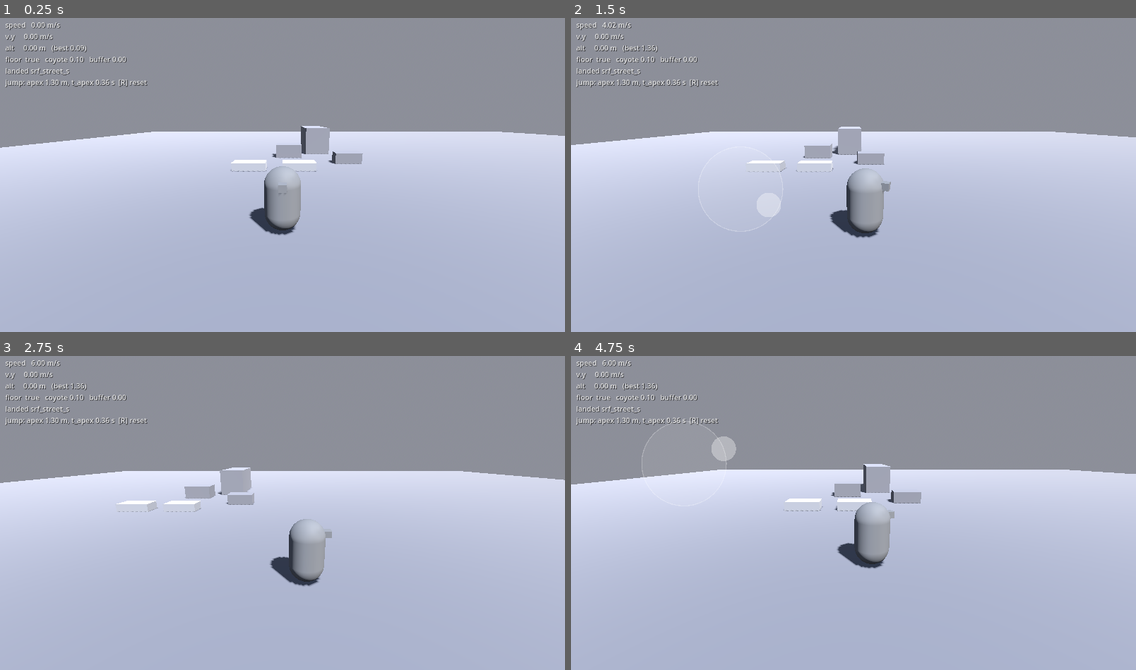
Above: before the commit, frames 1-4 (two rows, left to right).
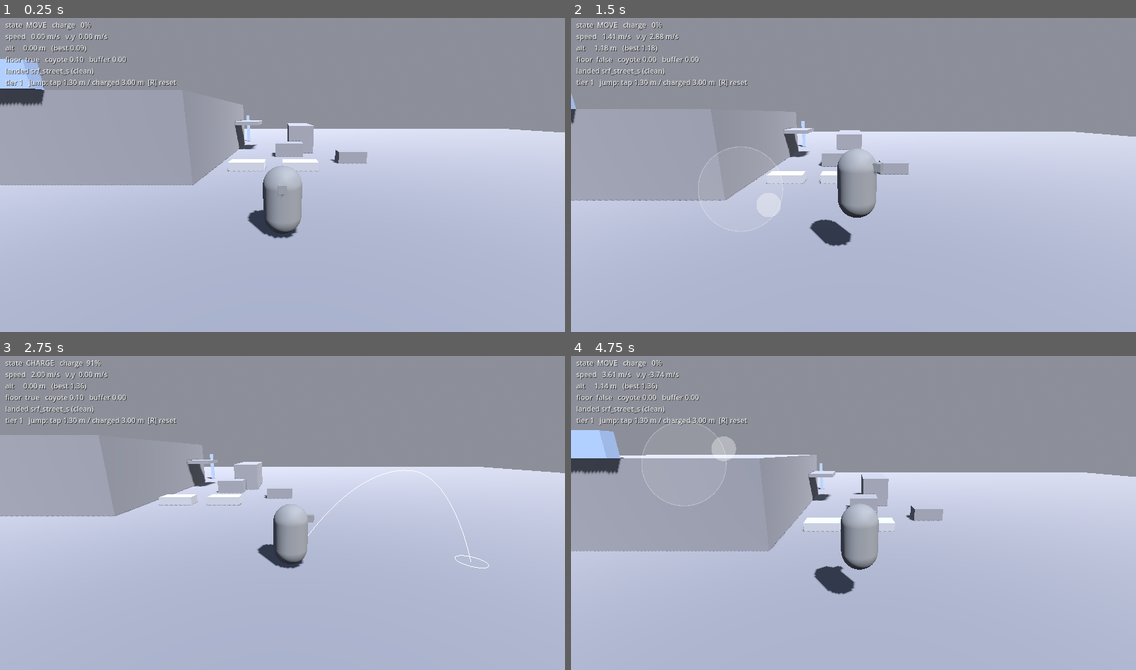
Above: after the commit, the same moments.

Repository: zerobleek/bleek-vision-website
Game: Godot game, scene res://scenes/main.tscn
The game is run twice, just before and just after one commit, with the same random seed, the same clock (stepped at 60 frames per second) and the same inputs.
Inputs (mouse positions are in pixels of both pictures, inside the frame that each line leads up to):
- Up to frame 1 (0.25 s): no input
- Up to frame 2 (1.5 s): move the mouse to (977, 156) at 0.52 s; hold D (move_right) 0.53-1.25 s; hold Space (jump) 0.53-1.25 s; click (977, 156) at 0.67 s; drag from (740, 187) to (825, 237) at 1.27 s
- Up to frame 3 (2.75 s): move the mouse to (339, 440) at 2.02 s; hold D (move_right) from 2.03 s (still down); hold Space (jump) from 2.03 s (still down)
- Up to frame 4 (4.75 s): release D (move_right) at 2.75 s; release Space (jump) at 2.75 s; drag from (825, 575) to (684, 462) at 2.77 s; move the mouse to (1023, 560) at 3.52 s; hold A (move_left) 3.53-4.25 s; hold Space (jump) 3.53-4.25 s; tap R (reset) at 4.15 s; drag from (684, 462) to (768, 431) at 4.27 s

The runs differ from the first frame. In frame 1, 11% of the frame differs, in the area x 0-100%, y 1-71%; in frame 2, 13%; in frame 3, 11%; in frame 4, 16%, in the area x 0-100%, y 1-76%.

Commit message:
Add M1: charged jump with projected arc, ledge grab/mantle, landing states
Controller becomes a small state machine (MOVE/CHARGE/MANTLE/STUN).
Jump now fires on release so tap, variable height, and hold-to-charge
are one continuous input; charging shows a world-projected trajectory
arc with a landing ring driven by the same launch math. Mid-air ledge
grab + mantle covers the contract's T0 grab and T1 mantle rows. Heavy
and knockdown landings stun by drop height. Camera gains speed-FOV and
charge pullback. Courtyard gains the Bodega (T0 summit), awning, sign,
alley dumpster, and clothesline poles; van repositioned to keep the
van-to-awning gap inside the T0 contract.

Co-Authored-By: Claude Fable 5 <noreply@anthropic.com>
Claude-Session: https://claude.ai/code/session_01K7WtNoSLRvYh3QFiXD93AS

Diff:
--- a/jump-program/scenes/player/player.tscn
+++ b/jump-program/scenes/player/player.tscn
@@ -1,6 +1,7 @@
-[gd_scene load_steps=5 format=3]
+[gd_scene load_steps=6 format=3]
 
 [ext_resource type="Script" path="res://scripts/player.gd" id="1"]
+[ext_resource type="Script" path="res://scripts/jump_arc.gd" id="2"]
 
 [sub_resource type="CapsuleShape3D" id="capsule"]
 radius = 0.5
@@ -31,3 +32,6 @@
 [node name="Nose" type="MeshInstance3D" parent="Body"]
 position = Vector3(0, 1.4, 0.5)
 mesh = SubResource("nose_mesh")
+
+[node name="JumpArc" type="MeshInstance3D" parent="."]
+script = ExtResource("2")
--- a/jump-program/scenes/world/courtyard.tscn
+++ b/jump-program/scenes/world/courtyard.tscn
@@ -42,8 +42,61 @@
 size = Vector3(2, 1, 1.5)
 
 [node name="Van" type="StaticBody3D" parent="."]
-position = Vector3(21, 1.1, -11)
+position = Vector3(19.5, 1.1, -11)
 script = ExtResource("1")
 surface_id = &"srf_court_van"
 tier = 0
 size = Vector3(2, 2.2, 5)
+
+[node name="BodegaMass" type="StaticBody3D" parent="."]
+position = Vector3(7, 2, -7)
+script = ExtResource("1")
+surface_id = &"srf_bodega_roof"
+tier = 0
+size = Vector3(14, 4, 14)
+
+[node name="BodegaAwning" type="StaticBody3D" parent="."]
+position = Vector3(15, 2.35, -11)
+script = ExtResource("1")
+surface_id = &"srf_bodega_awning_e"
+tier = 0
+size = Vector3(2, 0.3, 3)
+
+[node name="BodegaSign" type="StaticBody3D" parent="."]
+position = Vector3(7, 4.5, 0.25)
+script = ExtResource("1")
+surface_id = &"srf_bodega_sign"
+tier = 1
+precision = true
+size = Vector3(3, 1, 0.5)
+
+[node name="AlleyDumpster" type="StaticBody3D" parent="."]
+position = Vector3(10, 0.5, -18.5)
+script = ExtResource("1")
+surface_id = &"srf_alley_dumpster"
+tier = 0
+size = Vector3(2, 1, 1.5)
+
+[node name="AlleyPole1" type="StaticBody3D" parent="."]
+position = Vector3(8, 1.5, -17)
+script = ExtResource("1")
+surface_id = &"srf_alley_pole_1"
+tier = 1
+precision = true
+size = Vector3(0.3, 3, 0.3)
+
+[node name="AlleyPole2" type="StaticBody3D" parent="."]
+position = Vector3(11, 1.5, -17)
+script = ExtResource("1")
+surface_id = &"srf_alley_pole_2"
+tier = 1
+precision = true
+size = Vector3(0.3, 3, 0.3)
+
+[node name="AlleyPole3" type="StaticBody3D" parent="."]
+position = Vector3(14, 1.5, -17)
+script = ExtResource("1")
+surface_id = &"srf_alley_pole_3"
+tier = 1
+precision = true
+size = Vector3(0.3, 3, 0.3)
--- a/jump-program/scripts/camera_rig.gd
+++ b/jump-program/scripts/camera_rig.gd
@@ -1,21 +1,28 @@
 extends Node3D
 ## Follow-orbit camera. Yaw lives on this rig, pitch on the SpringArm3D.
 ## Orbit comes from right-half touch drags (TouchControls.camera_delta).
+## Anticipation: FOV widens with ground speed, arm pulls back while charging.
 
 @export var target_path: NodePath
 @export var follow_speed := 8.0
 @export var sensitivity := 0.005
 @export var pitch_min := -70.0
 @export var pitch_max := 30.0
+@export var base_fov := 70.0
+@export var fov_per_speed := 0.6
+@export var charge_pullback := 1.2
 
 var _target: Node3D
+var _base_length := 5.5
 
 @onready var _arm: SpringArm3D = $Arm
+@onready var _cam: Camera3D = $Arm/Camera
 
 
 func _ready() -> void:
 	add_to_group(&"camera_rig")
 	_target = get_node_or_null(target_path)
+	_base_length = _arm.spring_length
 	if _target:
 		global_position = _target.global_position
 
@@ -32,3 +39,10 @@
 		deg_to_rad(pitch_min),
 		deg_to_rad(pitch_max)
 	)
+
+	if _target is Player:
+		var pl := _target as Player
+		var flat := Vector2(pl.velocity.x, pl.velocity.z).length()
+		_cam.fov = lerpf(_cam.fov, base_fov + flat * fov_per_speed, 1.0 - exp(-4.0 * delta))
+		var want := _base_length + charge_pullback * pl.charge_ratio()
+		_arm.spring_length = lerpf(_arm.spring_length, want, 1.0 - exp(-6.0 * delta))
--- a/jump-program/scripts/debug_hud.gd
+++ b/jump-program/scripts/debug_hud.gd
@@ -1,5 +1,7 @@
 extends CanvasLayer
 ## M0 tuning readout. Reads the player directly; no game logic here.
+
+const STATE_NAMES: Array[String] = ["MOVE", "CHARGE", "MANTLE", "STUN"]
 
 @export var player_path: NodePath
 
@@ -23,11 +25,12 @@
 		return
 	var flat := Vector2(_player.velocity.x, _player.velocity.z).length()
 	_label.text = (
-		"speed  %5.2f m/s\n" % flat
-		+ "v.y    %5.2f m/s\n" % _player.velocity.y
+		"state  %s   charge %3d%%\n" % [STATE_NAMES[_player.state], _player.charge_ratio() * 100]
+		+ "speed  %5.2f m/s   v.y %5.2f m/s\n" % [flat, _player.velocity.y]
 		+ "alt    %5.2f m   (best %.2f)\n" % [_player.global_position.y, _player.max_altitude]
 		+ "floor  %s   coyote %.2f   buffer %.2f\n"
 			% [_player.is_on_floor(), _player.coyote_left, _player.buffer_left]
-		+ "landed %s\n" % _player.last_landing
-		+ "jump: apex %.2f m, t_apex %.2f s  [R] reset" % [_player.jump_height, _player.time_to_apex]
+		+ "landed %s (%s)\n" % [_player.last_landing, _player.last_landing_kind]
+		+ "tier %d   jump: tap %.2f m / charged %.2f m  [R] reset"
+			% [_player.player_tier, _player.jump_height, _player.charged_height]
 	)
--- /dev/null
+++ b/jump-program/scripts/jump_arc.gd
@@ -0,0 +1,66 @@
+extends MeshInstance3D
+## World-projected charge arc: simulates the exact launch the player would get
+## on release (same gravity constants as player.gd) and draws the trajectory
+## plus a landing ring where it first hits world geometry.
+
+const STEP := 0.03
+const MAX_STEPS := 150
+
+var _im := ImmediateMesh.new()
+
+@onready var _player: Player = get_parent()
+
+
+func _ready() -> void:
+	mesh = _im
+	top_level = true
+	cast_shadow = GeometryInstance3D.SHADOW_CASTING_SETTING_OFF
+	var m := StandardMaterial3D.new()
+	m.shading_mode = BaseMaterial3D.SHADING_MODE_UNSHADED
+	m.albedo_color = Color(1.0, 1.0, 1.0, 0.9)
+	material_override = m
+
+
+func _physics_process(_delta: float) -> void:
+	_im.clear_surfaces()
+	if _player.state != Player.State.CHARGE:
+		return
+	global_transform = Transform3D.IDENTITY
+
+	var space := get_world_3d().direct_space_state
+	var p := _player.global_position + Vector3.UP * 0.05
+	var v := _player.launch_velocity_preview()
+	var g_up := _player.rise_gravity()
+	var pts: Array[Vector3] = [p]
+	var hit := {}
+	for i in MAX_STEPS:
+		var g := g_up * (_player.fall_gravity_mult if v.y < 0.0 else 1.0)
+		v.y -= g * STEP
+		var next := p + v * STEP
+		hit = space.intersect_ray(PhysicsRayQueryParameters3D.create(p, next, 1))
+		if not hit.is_empty():
+			pts.append(hit.position)
+			break
+		pts.append(next)
+		p = next
+
+	_im.surface_begin(Mesh.PRIMITIVE_LINE_STRIP)
+	for pt in pts:
+		_im.surface_add_vertex(pt)
+	_im.surface_end()
+	if not hit.is_empty():
+		_draw_ring(hit.position, hit.normal)
+
+
+func _draw_ring(at: Vector3, normal: Vector3) -> void:
+	var u := normal.cross(Vector3.RIGHT)
+	if u.length() < 0.1:
+		u = normal.cross(Vector3.FORWARD)
+	u = u.normalized() * 0.4
+	var w := normal.cross(u).normalized() * 0.4
+	var c := at + normal * 0.03
+	_im.surface_begin(Mesh.PRIMITIVE_LINE_STRIP)
+	for i in 17:
+		var a := TAU * i / 16.0
+		_im.surface_add_vertex(c + u * cos(a) + w * sin(a))
+	_im.surface_end()
--- a/jump-program/scripts/main.gd
+++ b/jump-program/scripts/main.gd
@@ -9,5 +9,5 @@
 	_player.landed.connect(_on_player_landed)
 
 
-func _on_player_landed(surface: Node, fall_speed: float) -> void:
-	print("landed on %s (fall %.1f m/s)" % [surface.get(&"surface_id"), absf(fall_speed)])
+func _on_player_landed(surface: Node, drop: float, kind: StringName) -> void:
+	print("landed on %s (%s, drop %.1f m)" % [surface.get(&"surface_id"), kind, drop])
--- a/jump-program/scripts/player.gd
+++ b/jump-program/scripts/player.gd
@@ -1,11 +1,14 @@
 class_name Player
 extends CharacterBody3D
 ## Kinematic controller with authored jump arcs (not physics-sim).
-## The numbers here ARE the movement contract in
-## docs/jump-program/GREYBOX_BLOCK.md §1 — if tuning changes them,
-## the level geometry gets re-audited against the new values.
-
-signal landed(surface: Node, fall_speed: float)
+## Implements the movement contract in docs/jump-program/GREYBOX_BLOCK.md §1:
+## tap jump (T0), hold-to-charge jump (T1), ledge grab & mantle, landing states.
+## The jump fires on RELEASE: a quick tap is the base jump, holding charges it,
+## so tap / variable height / charged jump are one continuous input.
+
+signal landed(surface: Node, drop: float, kind: StringName)
+
+enum State { MOVE, CHARGE, MANTLE, STUN }
 
 @export_group("Run")
 @export var run_speed := 6.0
@@ -14,24 +17,58 @@
 @export var turn_speed := 12.0
 
 @export_group("Jump")
-## Apex height in meters. Contract: base jump lands on rises <= apex - 0.1.
+## Apex of an uncharged tap, meters. Contract: base jump lands on rises <= apex - 0.1.
 @export var jump_height := 1.3
-## Seconds from takeoff to apex. Shorter = snappier.
+## Apex at full charge (T1). Contract: charged jump lands on rises <= 2.6, mantles <= 3.6.
+@export var charged_height := 3.0
+## Seconds from takeoff to apex for the BASE jump; sets rise gravity.
+## Charged jumps reuse that gravity with a bigger launch speed (floatier, on purpose).
 @export var time_to_apex := 0.36
-## Falling gravity multiplier vs rising — heavier down is the classic feel trick.
+## Hold longer than this (grounded, T1+) to start charging.
+@export var charge_threshold := 0.15
+## Hold this long past the threshold for full charge.
+@export var charge_time := 0.6
+## Steering speed while charging (aiming).
+@export var charge_walk_speed := 2.0
 @export var fall_gravity_mult := 1.8
-## Vertical speed kept when jump is released mid-rise (variable height).
-@export var jump_cut_mult := 0.4
 @export var coyote_time := 0.1
 @export var jump_buffer := 0.1
 
+@export_group("Ledge grab")
+## How far ahead of the capsule we search for a wall.
+@export var grab_forward := 0.6
+## Ledge top must be within this above the feet, mid-air. Contract emerges as
+## apex + reach: 1.3 + 0.6 = 1.9 (T0 grab), 3.0 + 0.6 = 3.6 (T1 mantle).
+@export var grab_reach := 0.6
+@export var mantle_time := 0.28
+
+@export_group("Landing")
+## Falls of at least this many meters land heavy (brief stun).
+@export var heavy_drop := 4.0
+## Falls beyond this knock the player down. Contract: drops > 12 m = knockdown.
+@export var knockdown_drop := 12.0
+@export var heavy_stun := 0.25
+@export var knockdown_stun := 0.9
+
+@export_group("Progression")
+## Driven by the XP system from M2 on; exported for M1 testing.
+@export var player_tier := 1
+
+var state := State.MOVE
 var last_landing := "—"
+var last_landing_kind: StringName = &"clean"
 var max_altitude := 0.0
 var coyote_left := 0.0
 var buffer_left := 0.0
-
+var hold_time := 0.0
+
+var _held := false
+var _fall_top := 0.0
 var _was_on_floor := false
-var _jump_was_held := false
+var _stun_left := 0.0
+var _mantle_from: Vector3
+var _mantle_to: Vector3
+var _mantle_t := 0.0
 var _spawn: Transform3D
 
 @onready var _body: Node3D = $Body
@@ -45,45 +82,97 @@
 	return 2.0 * jump_height / (time_to_apex * time_to_apex)
 
 
-func jump_velocity() -> float:
-	return rise_gravity() * time_to_apex
+func jump_speed_for(apex: float) -> float:
+	return sqrt(2.0 * rise_gravity() * apex)
+
+
+func charge_ratio() -> float:
+	if player_tier < 1 or state != State.CHARGE:
+		return 0.0
+	return clampf((hold_time - charge_threshold) / charge_time, 0.0, 1.0)
+
+
+func charge_apex() -> float:
+	return lerpf(jump_height, charged_height, charge_ratio())
+
+
+## Initial velocity the charge arc preview (and the launch itself) uses.
+func launch_velocity_preview() -> Vector3:
+	var v := Vector3.UP * jump_speed_for(charge_apex())
+	var wish := _wish_dir()
+	if wish.length() > 0.1:
+		var h := wish.normalized() * run_speed
+		v.x = h.x
+		v.z = h.z
+	return v
+
+
+func respawn() -> void:
+	global_transform = _spawn
+	velocity = Vector3.ZERO
+	state = State.MOVE
+	hold_time = 0.0
+	_fall_top = global_position.y
 
 
 func _physics_process(delta: float) -> void:
+	if state == State.MANTLE:
+		_mantle_step(delta)
+		return
+	if state == State.STUN:
+		_stun_left -= delta
+		if _stun_left <= 0.0:
+			state = State.MOVE
+
+	var held := state != State.STUN \
+		and (Input.is_action_pressed(&"jump") or TouchControls.jump_held)
+	var released := _held and not held
+	_held = held
+
 	var on_floor := is_on_floor()
-
-	if not on_floor:
+	if on_floor:
+		_fall_top = global_position.y
+	else:
+		_fall_top = maxf(_fall_top, global_position.y)
 		var g := rise_gravity() * (fall_gravity_mult if velocity.y < 0.0 else 1.0)
 		velocity.y -= g * delta
 
 	coyote_left = coyote_time if on_floor else maxf(coyote_left - delta, 0.0)
 	buffer_left = maxf(buffer_left - delta, 0.0)
-	if Input.is_action_just_pressed(&"jump") or TouchControls.consume_jump():
-		buffer_left = jump_buffer
-	if buffer_left > 0.0 and coyote_left > 0.0:
-		velocity.y = jump_velocity()
+
+	hold_time = hold_time + delta if held else 0.0
+	if state == State.MOVE and held and on_floor \
+			and hold_time > charge_threshold and player_tier >= 1:
+		state = State.CHARGE
+
+	if released:
+		if state == State.CHARGE:
+			_launch(charge_apex(), true)
+			state = State.MOVE
+		elif coyote_left > 0.0:
+			_launch(jump_height, false)
+		else:
+			buffer_left = jump_buffer
+	if buffer_left > 0.0 and coyote_left > 0.0 and state == State.MOVE:
+		_launch(jump_height, false)
 		buffer_left = 0.0
-		coyote_left = 0.0
-
-	var jump_held := Input.is_action_pressed(&"jump") or TouchControls.jump_held
-	if velocity.y > 0.0 and _jump_was_held and not jump_held:
-		velocity.y *= jump_cut_mult
-	_jump_was_held = jump_held
-
-	var in_vec := Input.get_vector(&"move_left", &"move_right", &"move_forward", &"move_back")
-	if TouchControls.move_vector.length_squared() > in_vec.length_squared():
-		in_vec = TouchControls.move_vector
-	var cam_yaw := _camera_yaw()
-	var wish := Basis(Vector3.UP, cam_yaw) * Vector3(in_vec.x, 0.0, in_vec.y)
+
+	var wish := _wish_dir() if state != State.STUN else Vector3.ZERO
+	var top_speed := charge_walk_speed if state == State.CHARGE else run_speed
 	var accel := ground_accel if on_floor else air_accel
-	velocity.x = move_toward(velocity.x, wish.x * run_speed, accel * delta)
-	velocity.z = move_toward(velocity.z, wish.z * run_speed, accel * delta)
+	velocity.x = move_toward(velocity.x, wish.x * top_speed, accel * delta)
+	velocity.z = move_toward(velocity.z, wish.z * top_speed, accel * delta)
+
+	if not on_floor and velocity.y < 1.0 and state == State.MOVE:
+		_try_grab(wish)
+		if state == State.MANTLE:
+			return
 
 	var fall_speed := velocity.y
 	move_and_slide()
 
 	var flat := Vector3(velocity.x, 0.0, velocity.z)
-	if flat.length() > 0.5:
+	if flat.length() > 0.5 and state != State.STUN:
 		_body.rotation.y = lerp_angle(_body.rotation.y, atan2(flat.x, flat.z), turn_speed * delta)
 
 	if is_on_floor() and not _was_on_floor:
@@ -96,16 +185,81 @@
 		respawn()
 
 
-func respawn() -> void:
-	global_transform = _spawn
+func _launch(apex: float, aimed: bool) -> void:
+	velocity.y = jump_speed_for(apex)
+	if aimed:
+		var wish := _wish_dir()
+		if wish.length() > 0.1:
+			var h := wish.normalized() * run_speed
+			velocity.x = h.x
+			velocity.z = h.z
+	coyote_left = 0.0
+	buffer_left = 0.0
+
+
+## Mid-air ledge grab: wall ahead at shin height, walkable top within
+## grab_reach above the feet, and the stick pushed toward the wall.
+## Clearance check is skipped on purpose — greybox boxes are always clear.
+func _try_grab(wish: Vector3) -> void:
+	if wish.length() < 0.3:
+		return
+	var dir := wish.normalized()
+	var space := get_world_3d().direct_space_state
+	var from := global_position + Vector3.UP * 0.2
+	var wall := space.intersect_ray(
+		PhysicsRayQueryParameters3D.create(from, from + dir * (0.5 + grab_forward), 1)
+	)
+	if wall.is_empty() or absf(wall.normal.y) > 0.3:
+		return
+	var over: Vector3 = wall.position - wall.normal * 0.3
+	var top_from := Vector3(over.x, global_position.y + grab_reach + 0.2, over.z)
+	var top := space.intersect_ray(
+		PhysicsRayQueryParameters3D.create(top_from, top_from + Vector3.DOWN * (grab_reach + 0.2), 1)
+	)
+	if top.is_empty() or top.normal.y < 0.7:
+		return
+	var rise: float = top.position.y - global_position.y
+	if rise < 0.25 or rise > grab_reach:
+		return
+	_mantle_from = global_position
+	_mantle_to = Vector3(over.x, top.position.y, over.z) + dir * 0.15
+	_mantle_t = 0.0
 	velocity = Vector3.ZERO
+	state = State.MANTLE
+	_body.rotation.y = atan2(dir.x, dir.z)
+
+
+func _mantle_step(delta: float) -> void:
+	_mantle_t += delta / mantle_time
+	var t := clampf(_mantle_t, 0.0, 1.0)
+	var p := _mantle_from.lerp(_mantle_to, smoothstep(0.0, 1.0, t))
+	p.y = lerpf(_mantle_from.y, _mantle_to.y, smoothstep(0.0, 1.0, clampf(t * 1.6, 0.0, 1.0)))
+	global_position = p
+	if _mantle_t >= 1.0:
+		state = State.MOVE
+		velocity = Vector3.ZERO
+		_fall_top = global_position.y
+		_was_on_floor = true
 
 
 func _on_landed(fall_speed: float) -> void:
+	var drop := maxf(_fall_top - global_position.y, 0.0)
+	var kind: StringName = &"clean"
+	if drop > knockdown_drop:
+		kind = &"knockdown"
+		_stun_left = knockdown_stun
+		state = State.STUN
+	elif drop >= heavy_drop:
+		kind = &"heavy"
+		_stun_left = heavy_stun
+		state = State.STUN
+	last_landing_kind = kind
 	var surface := _floor_collider()
 	if surface and surface.is_in_group(&"landable"):
 		last_landing = str(surface.get(&"surface_id"))
-		landed.emit(surface, fall_speed)
+		landed.emit(surface, drop, kind)
+	if fall_speed < 0.0:
+		_fall_top = global_position.y
 
 
 func _floor_collider() -> Node:
@@ -116,6 +270,13 @@
 	return null
 
 
+func _wish_dir() -> Vector3:
+	var in_vec := Input.get_vector(&"move_left", &"move_right", &"move_forward", &"move_back")
+	if TouchControls.move_vector.length_squared() > in_vec.length_squared():
+		in_vec = TouchControls.move_vector
+	return Basis(Vector3.UP, _camera_yaw()) * Vector3(in_vec.x, 0.0, in_vec.y)
+
+
 func _camera_yaw() -> float:
 	var rig := get_tree().get_first_node_in_group(&"camera_rig")
 	return rig.global_rotation.y if rig is Node3D else 0.0
--- a/jump-program/scripts/touch_controls.gd
+++ b/jump-program/scripts/touch_controls.gd
@@ -13,7 +13,6 @@
 var _stick_origin := Vector2.ZERO
 var _stick_pos := Vector2.ZERO
 var _right_index := -1
-var _jump_queued := false
 var _overlay: Control
 
 
@@ -24,12 +23,6 @@
 	_overlay.set_anchors_preset(Control.PRESET_FULL_RECT)
 	_overlay.draw.connect(_draw_stick)
 	add_child(_overlay)
-
-
-func consume_jump() -> bool:
-	var q := _jump_queued
-	_jump_queued = false
-	return q
 
 
 func _process(_delta: float) -> void:
@@ -46,7 +39,6 @@
 				_stick_pos = event.position
 			elif event.position.x >= half_w and _right_index == -1:
 				_right_index = event.index
-				_jump_queued = true
 				jump_held = true
 		else:
 			if event.index == _stick_index:
Not shown, changed: jump-program/README.md
